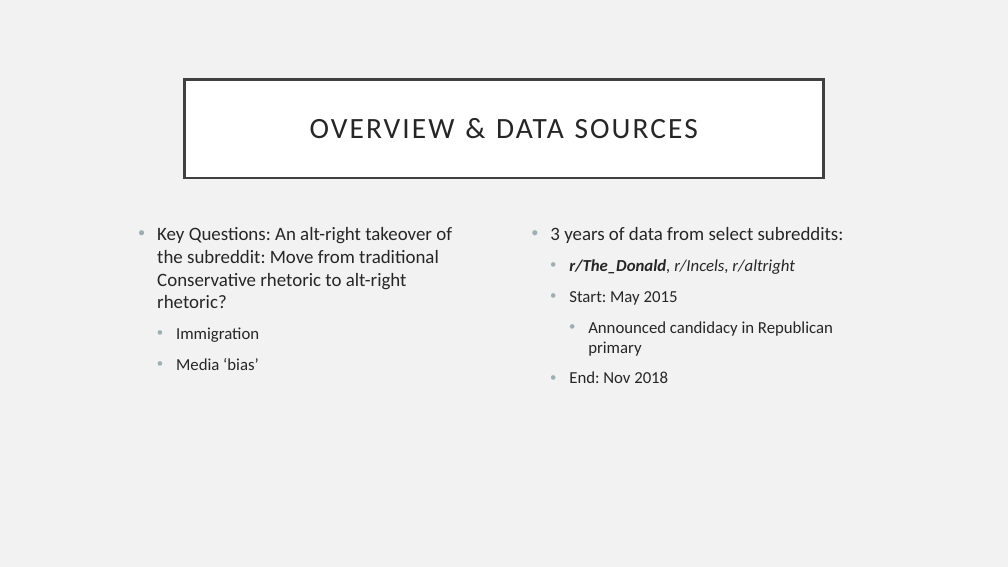
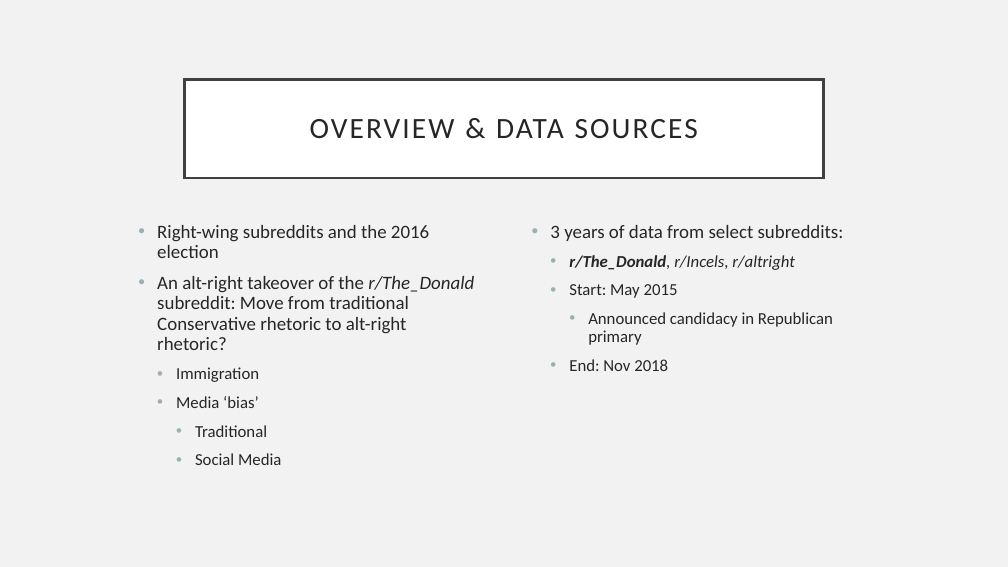
Before and after one commit to adarshmathew/Content-Analysis-2020, a slide deck: slide 2 of code_presentation/embeddings.pptx. Drawn at 1008x567 pixels with LibreOffice and Linux fonts; fonts in the diff are those of the drawing. Boxes give left, top, right and bottom in pixels: in the first picture for what was removed or moved away, otherwise in the second. Text is boxed around its words. In the diff, an @@ line names an element or a change of style, - is before the commit and + after.

```diff
--- a/code_presentation/embeddings.pptx
+++ b/code_presentation/embeddings.pptx
@@ text at bbox=[157, 225, 474, 350]: text changed @@
-• Key Questions: An alt-right takeover of the subreddit: Move from traditional Conservative rhetoric to alt-right rhetoric?
+• Right-wing subreddits and the 2016 election
+• An alt-right takeover of the r/The_Donald subreddit: Move from traditional Conservative rhetoric to alt-right rhetoric?
@@ text "3 years of data from ..." at bbox=[550, 225, 844, 371]: line spacing 1 to 0.9 @@
@@ text at bbox=[176, 367, 259, 408]: line spacing 1 to 0.9 @@
@@ text at bbox=[195, 425, 281, 465]: paragraphs added @@
+    • Traditional
+    • Social Media
```
Also in this commit, not shown: 2 other slides changed, 9 slides added, 1 slide removed, 2 other files.
